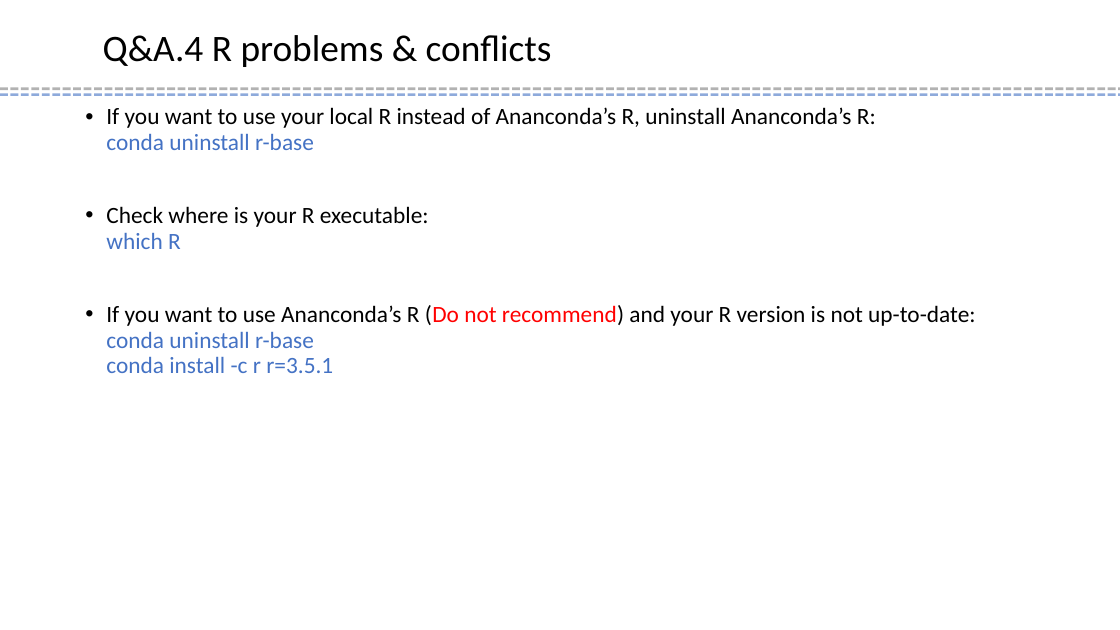
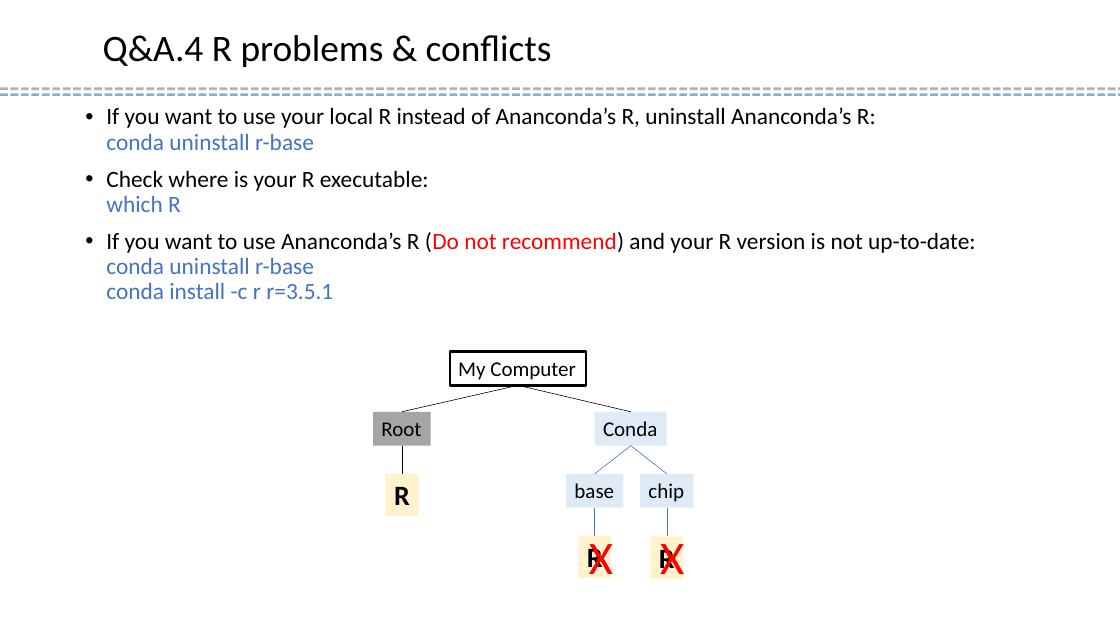
Before and after one commit to SuLab/Applied-Bioinformatics, a slide deck: slide 6 of Unit2-module2-ChIPseq/ChIP-seq.5.pptx. Drawn at 1120x630 pixels with LibreOffice and Linux fonts; fonts in the diff are those of the drawing; background and template pictures are left out. Boxes give left, top, right and bottom in pixels: in the first picture for what was removed or moved away, otherwise in the second. Text is boxed around its words. In the diff, an @@ line names an element or a change of style, - is before the commit and + after.

Commit message:
Updated ChIP-seq 5 slides

```diff
--- a/Unit2-module2-ChIPseq/ChIP-seq.5.pptx
+++ b/Unit2-module2-ChIPseq/ChIP-seq.5.pptx
@@ text "If you want to use ..." rewrapped from (106, 107, 975, 373) to (106, 107, 975, 299) @@
@@ rectangle added at (450, 351, 586, 385), outline #000000 2.25 pt, 18 pt, text #000000 @@
+My Computer
@@ line added from (518, 386) to (402, 412), #000000 0.5 pt @@
@@ line added from (518, 386) to (631, 412), #000000 0.5 pt @@
@@ rectangle added at (373, 412, 430, 445), fill #A5A5A5, 18 pt, text #000000 @@
+Root
@@ rectangle added at (595, 412, 667, 445), fill #DEEBF7, 18 pt, text #000000 @@
+Conda
@@ line added from (402, 446) to (402, 474), #000000 0.5 pt @@
@@ line added from (631, 446) to (595, 474), #4472C4 0.5 pt @@
@@ line added from (631, 446) to (667, 474), #4472C4 0.5 pt @@
@@ rectangle added at (386, 474, 418, 516), fill #FFF2CC, 24 pt, text #000000, bold @@
+R
@@ rectangle added at (566, 474, 623, 507), fill #DEEBF7, 18 pt, text #000000 @@
+base
@@ rectangle added at (640, 474, 693, 507), fill #DEEBF7, 18 pt, text #000000 @@
+chip
@@ line added from (595, 507) to (595, 536), #4472C4 0.5 pt @@
@@ line added from (667, 507) to (667, 536), #4472C4 0.5 pt @@
@@ rectangle added at (579, 536, 612, 578), fill #FFF2CC, 24 pt, text #000000, bold @@
+R
@@ text added at (589, 535, 613, 586), 40 pt, text #FF0000 @@
+X
@@ rectangle added at (650, 537, 683, 579), fill #FFF2CC, 24 pt, text #000000, bold @@
+R
@@ text added at (660, 535, 684, 586), 40 pt, text #FF0000 @@
+X
```
